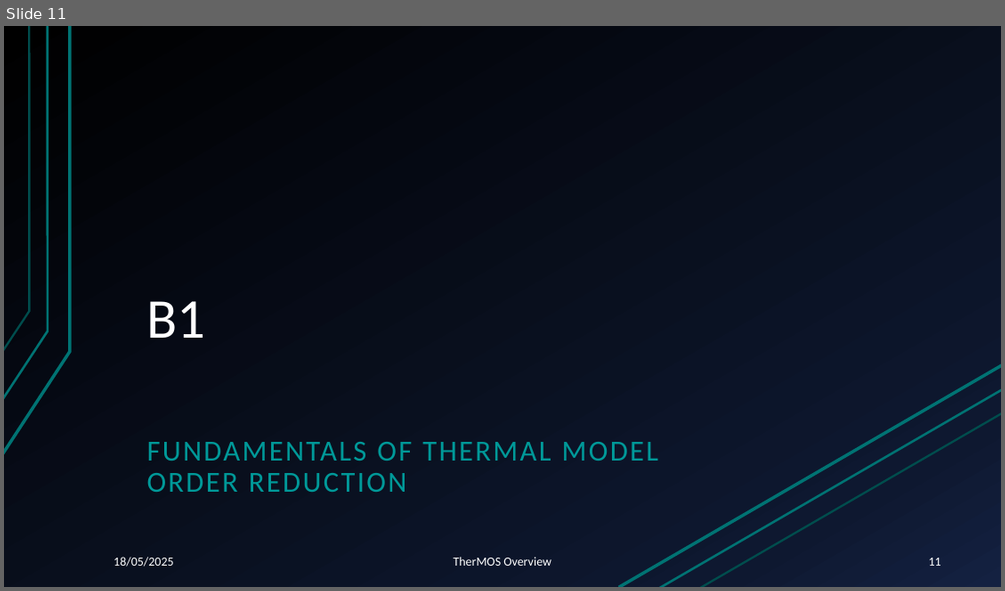
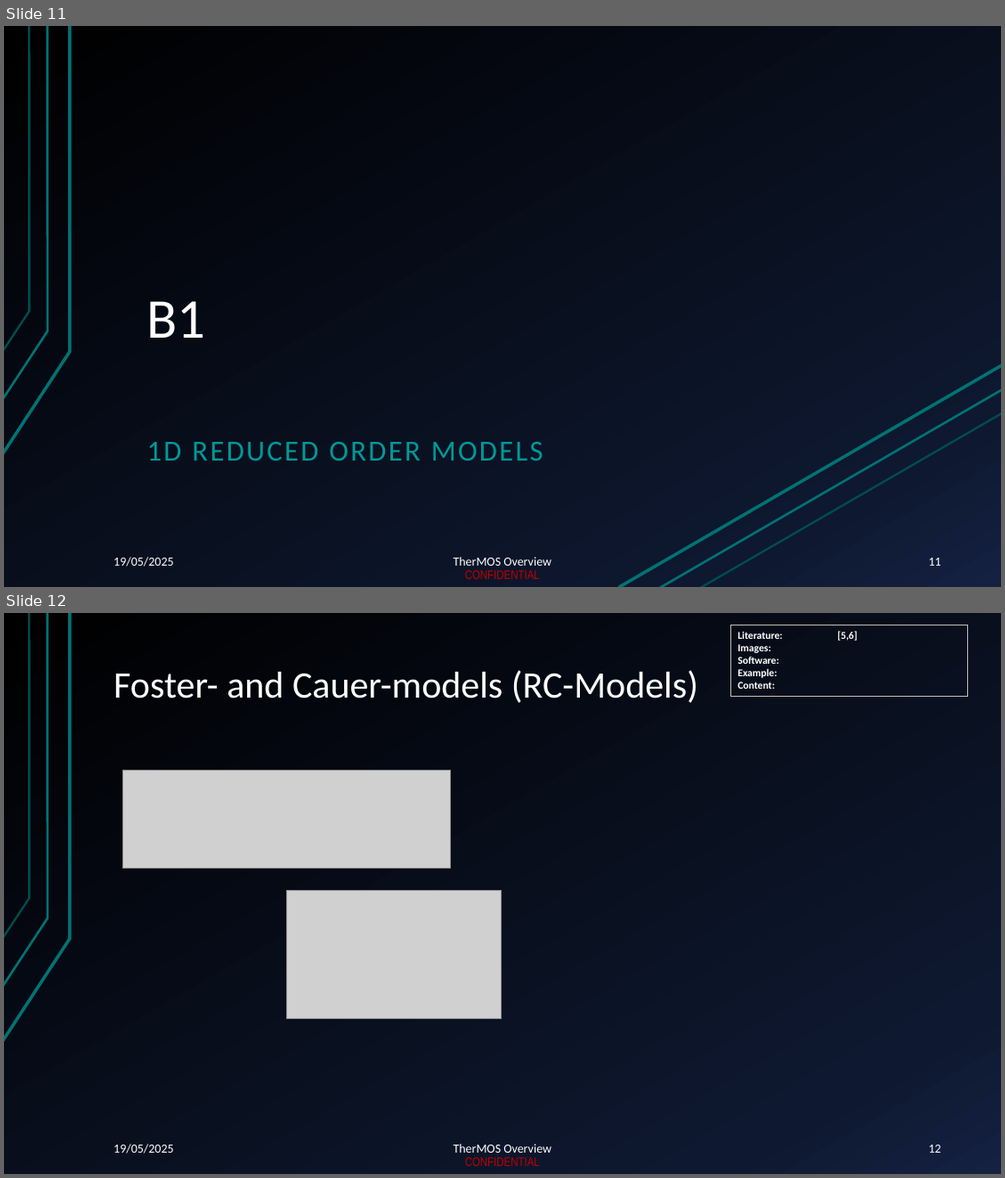
Before and after one commit to pascme05/TherMOS, a slide deck: docu/ppt/PR_250515_Thermos_Tutorial.pptx. Shown one above the other, each under a label of ours: slide 11 before the commit, slides 11 and 12 after it. The pictures are 1005x591 and 1005x1178 pixels, drawn with LibreOffice and Linux fonts; fonts in the diff are those of the drawing; grey boxes stand for pictures. Boxes give left, top, right and bottom in pixels: in the first picture for what was removed or moved away, otherwise in the second. Text is boxed around its words. In the diff, an @@ line names an element or a change of style, - is before the commit and + after.

```diff
--- a/docu/ppt/PR_250515_Thermos_Tutorial.pptx
+++ b/docu/ppt/PR_250515_Thermos_Tutorial.pptx
@@ slide 12 added at (4,613,1001,1174), background gradient #000000 to #0F1931 to #142242; not listed: 4 template elements that a slide beside it also shows @@
@@ rectangle added at (730,625,967,696), outline #C0C0C0 0.75 pt, 10 pt, text #FFFFFF, bold @@
+Literature: [5,6]
+Images:
+Software:
+Example:
+Content:
@@ title added at (113,670,698,703), 36 pt, text #FFFFFF @@
+Foster- and Cauer-models (RC-Models)
@@ picture added at (122,770,450,868) @@
@@ picture added at (287,891,502,1019) @@
@@ text added at (113,1143,173,1153), 12 pt, text #FFFFFF @@
+19/05/2025
@@ text added at (453,1143,551,1152), 12 pt, text #FFFFFF @@
+TherMOS Overview
@@ page number added at (929,1144,941,1152), 12 pt, text #FFFFFF @@
+12
@@ slide 11 changed as well @@
@@ text at (147,442,543,460): text changed @@
-FUNDAMENTALS OF THERMAL MODEL ORDER REDUCTION
+1D REDUCED ORDER MODELS
@@ text at (113,556,173,566): text changed @@
-18/05/2025
+19/05/2025
@@ text added at (465,570,540,579), 12 pt, text #C00000 @@
+CONFIDENTIAL
```
Also in this commit, not shown: 44 other slides changed, 7 other slides added.
